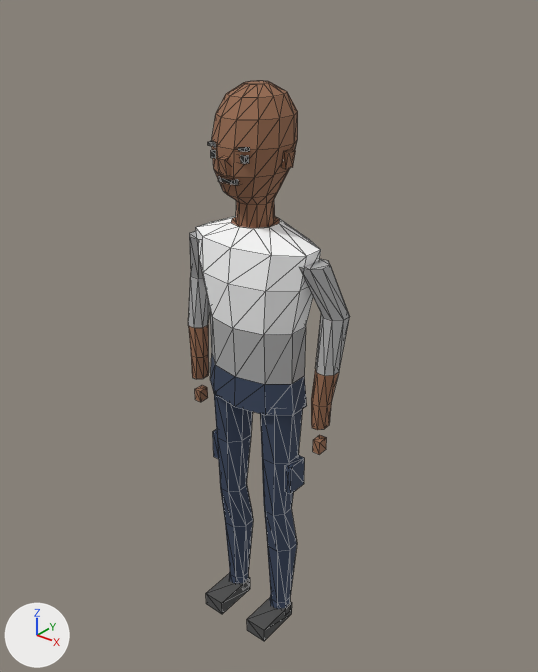
A saved change to the glTF model public/models/sim-man.glb.
Both versions are drawn from a camera (50 mm lens) standing at (1.281, -1.541, 2.025) and looking at (-0.006, 0.067, 1.028). Every picture has the same lights, and +X, +Y and +Z are marked at lower left. The older version comes first. Mesh edges are drawn as thin lines. Vertices at exactly the same position are counted once.

In view in the first picture: 'Sim_Man_Bald'.
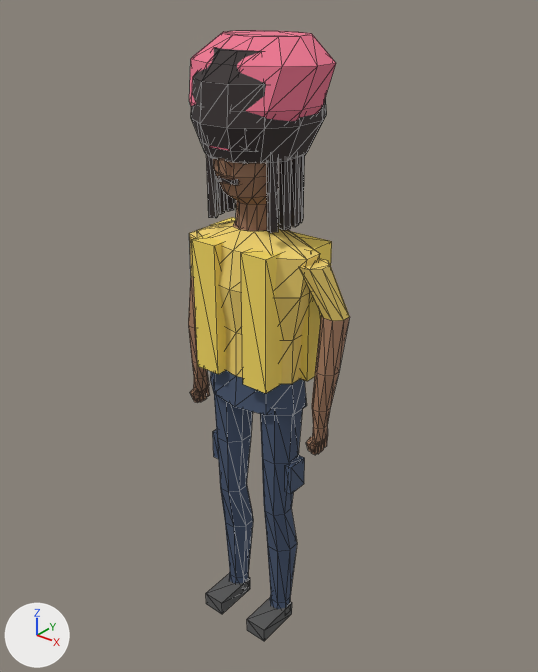
Pixel boxes (x1, y1, x2, y2) of what changed, in the pictures (538 x 672 px; the box of a moved part takes in the faces that stretch with it):
'Sim_Man_Bald', reshaped: before (188, 81, 350, 641); after (188, 158, 350, 641)
'Outfit_Vest', added (yellow): after (192, 217, 332, 393)
'Hair_Afro', added: after (191, 48, 327, 163)
'Hair_Gele', added (red): after (189, 30, 336, 151)
'Hair_Braids', added: after (198, 128, 305, 233)
part 1 of me_sim_man_bald_mesh_011, added: after (190, 387, 201, 401)
part 2 of me_sim_man_bald_mesh_011, added: after (306, 437, 314, 452)
part 3 of me_sim_man_bald_mesh_011, moved or reshaped: before (210, 217, 306, 384); after (226, 221, 301, 384)
part 4 of me_sim_man_bald_mesh_011, reshaped: before (188, 325, 339, 455); after (188, 326, 339, 455)
part 5 of me_sim_man_bald_mesh_011, recoloured: before (188, 81, 339, 429); after (188, 158, 339, 428)
part 6 of me_sim_man_bald_mesh_011, recoloured (white to yellow): (197, 221, 320, 335) in both
part 7 of me_sim_man_bald_mesh_011, recoloured: before (210, 356, 306, 609); after (210, 370, 306, 609)
part 8 of me_sim_man_bald_mesh_011, recoloured: (188, 276, 350, 376) in both
part 9 of me_sim_man_bald_mesh_011, recoloured: (189, 231, 350, 384) in both

Patch to the scene script:
```diff
--- a/public/models/sim-man.glb.py
+++ b/public/models/sim-man.glb.py
@@ mat_mat_skin @@
+mat_mat_skin = principled_material('Mat_Skin')
+mat_mat_skin.base_color = (0.36, 0.19, 0.11)  # brown #a2795d
+mat_mat_skin.roughness = 0.85
@@ mat_mat_top @@
+mat_mat_top = principled_material('Mat_Top')
+mat_mat_top.base_color = (0.92, 0.68, 0.16)  # yellow #f6d76f
+mat_mat_top.roughness = 0.85
@@ mat_mat_bottom @@
+mat_mat_bottom = principled_material('Mat_Bottom')
+mat_mat_bottom.base_color = (0.06, 0.09, 0.16)  # dark blue #45556f
+mat_mat_bottom.roughness = 0.85
@@ me_sim_man_bald_mesh_011 @@
-me_sim_man_bald_mesh_011.from_pydata(...)  # 444 vertices, 808 faces; spans x -0.29..0.29, y -0.13..0.12, z 0.0..1.77
-me_sim_man_bald_mesh_011.materials.append(mat_sim_man_bald_shoes)  # dark grey #505050
-me_sim_man_bald_mesh_011.materials.append(mat_sim_man_bald_features)  # black #272727
+me_sim_man_bald_mesh_011.from_pydata(...)  # 524 vertices, 936 faces; spans x -0.29..0.29, y -0.13..0.12, z 0.0..1.77
+# me_sim_man_bald_mesh_011 part 1: the loose piece of 8 vertices spanning x -0.12..-0.1, y -0.01..0.02, z 1.57..1.62 is copied, and the copy is moved by (-0.13, -0.04, -0.81), in mat_mat_skin (brown #a2795d); it spans x -0.24..-0.23, y -0.05..-0.02, z 0.76..0.81
+# me_sim_man_bald_mesh_011 part 2: the loose piece of 8 vertices spanning x 0.1..0.12, y -0.01..0.02, z 1.57..1.62 is copied, and the copy is moved by (0.13, -0.04, -0.81), in mat_mat_skin (brown #a2795d); it spans x 0.23..0.24, y -0.05..-0.02, z 0.76..0.81
+# me_sim_man_bald_mesh_011 part 3
+# 10 vertices in x -0.19..0.19, y -0.12..0.12, z 1.12..1.26 move by (0.0, 0.0, -0.02)
+# 8 vertices in x -0.2..0.2, y -0.08..0.08, z 1.36 move by (0.0, 0.0, -0.01)
+# 5 vertices in x -0.11..0.11, y 0.08..0.1, z 1.12..1.26 move by (0.0, -0.01, -0.02)
+# 5 vertices in x -0.11..0.11, y -0.1..-0.08, z 1.12..1.26 move by (0.0, 0.01, -0.02)
+# 4 vertices in x -0.04..0.04, y 0.06..0.1, z 1.36..1.41 move by (0.0, -0.01, -0.01)
+# 4 vertices in x -0.04..0.04, y -0.1..-0.06, z 1.36..1.41 move by (0.0, 0.01, -0.01)
+# 4 vertices move from x -0.07..0.07, y -0.02..0.02, z 1.41 to x -0.06..0.06, y -0.02..0.02, z 1.4
+# me_sim_man_bald_mesh_011 part 4
+# 8 vertices are removed from x -0.25..0.25, y -0.03..0.03, z 0.84
+# 56 faces are deleted
+# 16 vertices in x -0.27..0.27, y -0.03..0.03, z 0.92 move by (0.0, 0.0, -0.02)
+# 8 vertices move within x -0.25..0.25, y -0.02..0.02, z 0.75..0.79
+# 34 vertices are added at x -0.25..0.25, y -0.03..0.03, z 0.75..0.84
+# 6 new vertices lie (0.0, 0.01, -0.05) away from vertices in x -0.25..0.25, y -0.02..0.02, z 0.84
+# 112 new faces join them, mat_mat_skin (brown #a2795d)
+# me_sim_man_bald_mesh_011 part 5: 276 faces spanning x -0.28..0.28, y -0.13..0.12, z 0.84..1.77 switch from mat_sim_man_bald_skin (brown #996c50) to mat_mat_skin (brown #a2795d)
+# me_sim_man_bald_mesh_011 part 6: 60 faces spanning x -0.2..0.2, y -0.12..0.12, z 1.1..1.4 switch from mat_sim_man_bald_ankara (white #ffffff) to mat_mat_top (yellow #f6d76f)
+# me_sim_man_bald_mesh_011 part 7: 224 faces spanning x -0.17..0.17, y -0.1..0.1, z 0.02..0.96 switch from mat_sim_man_bald_bottom (dark blue #38455d) to mat_mat_bottom (dark blue #45556f)
+# me_sim_man_bald_mesh_011 part 8: 32 faces spanning x -0.29..0.29, y -0.02..0.08, z 1.02..1.18 switch from mat_sim_man_bald_greyshirt (grey #adadad) to mat_mat_skin (brown #a2795d)
+# me_sim_man_bald_mesh_011 part 9: 64 faces spanning x -0.29..0.29, y -0.09..0.09, z 0.96..1.33 switch from mat_sim_man_bald_greyshirt (grey #adadad) to mat_mat_top (yellow #f6d76f)
+# other edits to the shape of me_sim_man_bald_mesh_011 do not show in these pictures
+me_sim_man_bald_mesh_011.materials.append(mat_mat_shoes)  # dark grey #595959
+me_sim_man_bald_mesh_011.materials.append(mat_mat_features)  # dark grey #302727
@@ ob_outfit_vest @@
+ob_outfit_vest = bpy.data.objects.new('Outfit_Vest', me_outfit_vest_mesh_003)  # a box spanning x -0.133..-0.048, y -0.12..0.0, z 0.96..1.36; a box spanning x 0.048..0.133, y -0.12..0.0, z 0.96..1.36; a box spanning x -0.183..0.183, y 0.01..0.11, z 0.96..1.36; in mat_mat_vest (yellow #f9dd61)
+ob_outfit_vest.location = (0.0, 0.0, 0.0)
@@ ob_hair_gele @@
+ob_hair_gele = bpy.data.objects.new('Hair_Gele', me_hair_gele_mesh_003)  # 48 vertices, 92 faces; spans x -0.203..0.203, y -0.149..0.175, z 1.63..1.89; in mat_mat_accessory (red #ed7690)
+ob_hair_gele.location = (0.0, 0.0, 0.0)
@@ ob_hair_braids @@
+ob_hair_braids = bpy.data.objects.new('Hair_Braids', me_hair_braids_mesh_003)  # 168 vertices, 272 faces; spans x -0.129..0.129, y -0.133..0.136, z 1.415..1.785; in mat_mat_hair (dark grey #383030)
+ob_hair_braids.location = (0.0, 0.0, 0.0)
@@ ob_hair_afro @@
+ob_hair_afro = bpy.data.objects.new('Hair_Afro', me_hair_afro_mesh_003)  # 48 vertices, 92 faces; spans x -0.169..0.169, y -0.159..0.199, z 1.6..1.86; in mat_mat_hair (dark grey #383030)
+ob_hair_afro.location = (0.0, 0.0, 0.0)
```
